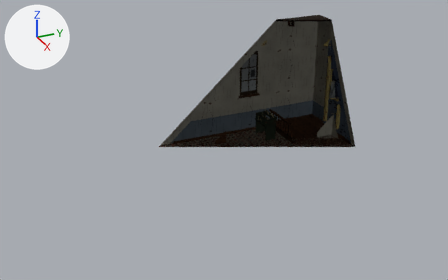
The Blender file blender/cenarios/capela.blend: old version first, new version second.
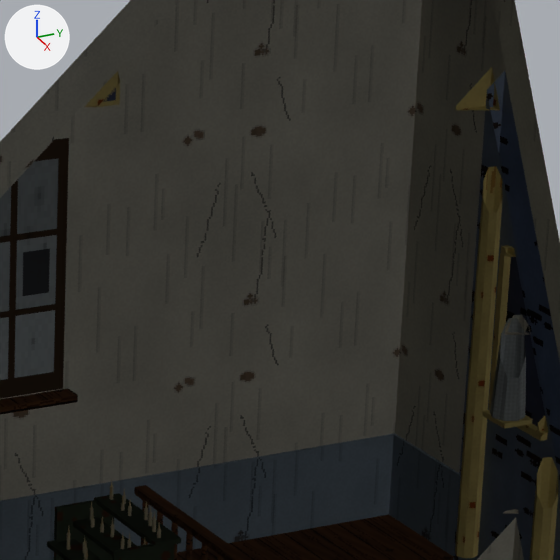
Each version appears first whole from a 50 mm lens placed at (20.47, -9.02, 11.71), pointed at (0.41, 0.01, 1.68), and next in a close-up on the part from 55% to 76% of the width and 10% to 43% of the height. The lights are fixed; the arrows at upper left show +X, +Y and +Z. The first two pictures are the older version. Everything nearer to the camera than a plane just in front of the edit is cut away.

The first close-up shows 'moveis-col', 'objetos', 'retabulo', 'sala-col'.
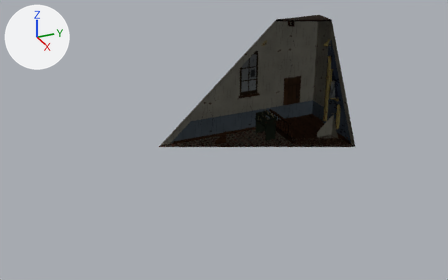
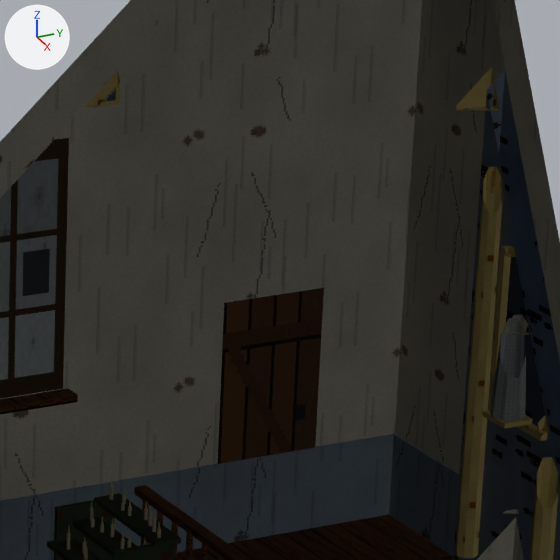
What differs and where, as boxes [x1, y1, x2, y2] in the close-ups (560 x 560 px):
'porta_sacristia_folha', added: after [217, 288, 324, 464]

What the commit changed:
Mesh me_porta_sacristia_folha is new.
It has 4 vertices, 1 face and spans x -3.49, y 4.85..5.75, z 0.25..2.3.
It uses material mat_door (picture img_door_png).
Object 'porta_sacristia_folha' (ob_porta_sacristia_folha) is new; it shows me_porta_sacristia_folha.
Its location is (0.0, 0.0, 0.0).
